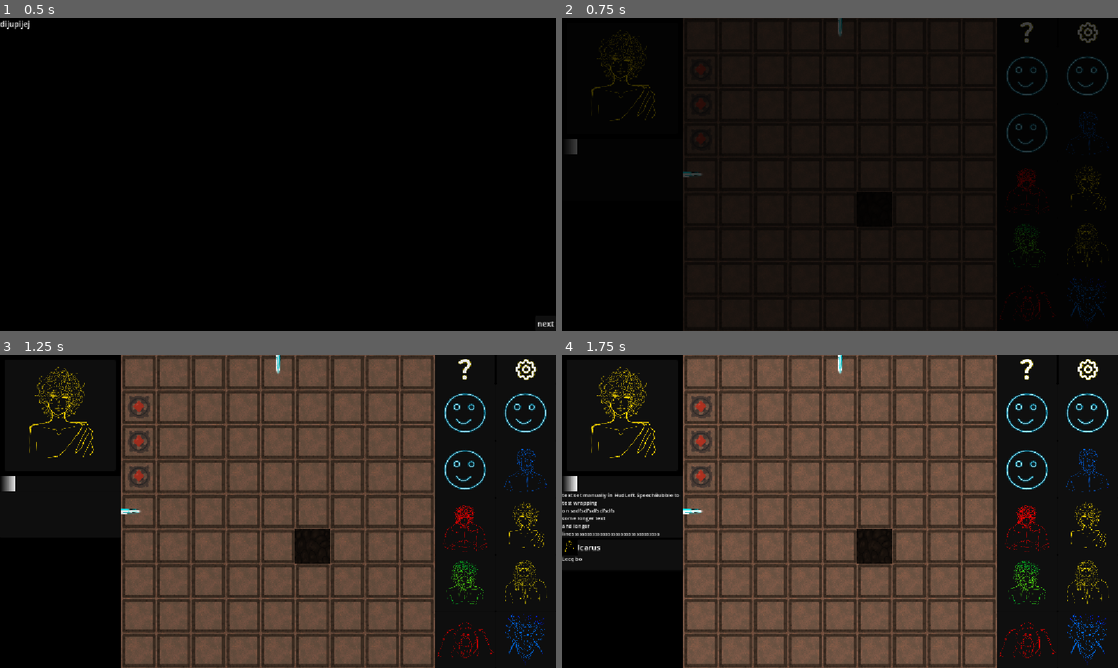
Above: before the commit, frames 1-4 (two rows, left to right).
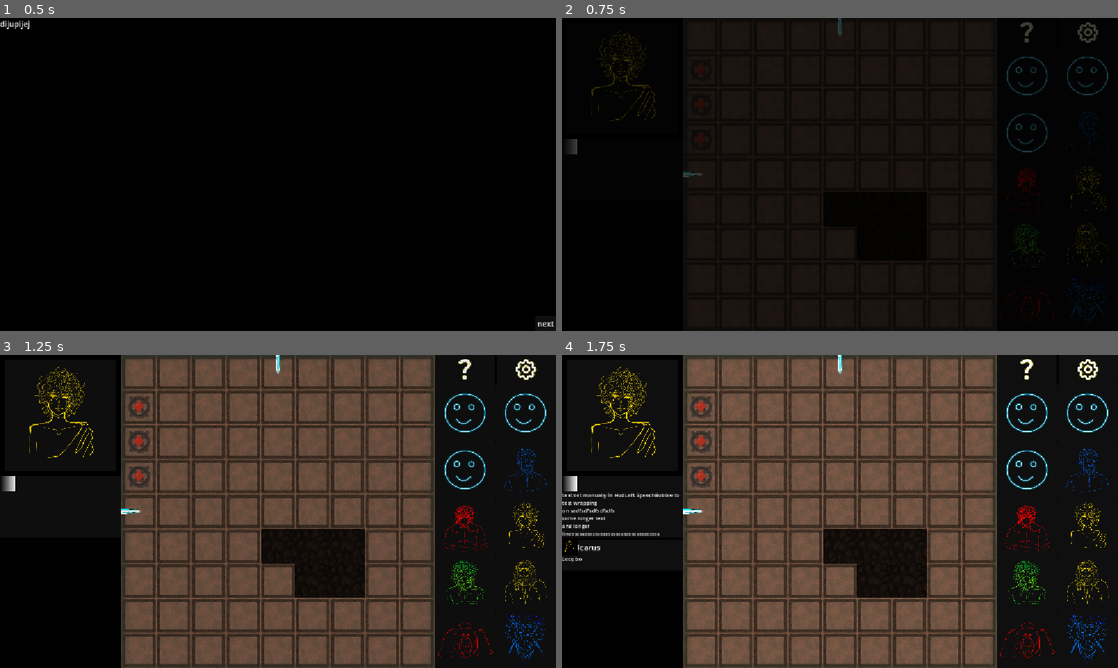
Above: after the commit, the same moments.

Repository: Wallted/ldjam-60
Game: Godot game, scene res://main.tscn
Same seed, same stepped clock (60 frames per second), same inputs: the game is played once before the commit and once after it. The engine's default icon, where the game draws it, is replaced by a stand-in: a white triangle on a blue panel in a dark square.
Inputs (mouse positions are in pixels of both pictures, inside the frame that each line leads up to):
- Up to frame 1 (0.5 s): no input
- Up to frame 2 (0.75 s): click "next" at 0.5 s
- Up to frame 3 (1.25 s): no input
- Up to frame 4 (1.75 s): move the mouse to (962, 495) at 1.27 s; hold W from 1.28 s (still down); tap R (rotate) at 1.35 s; click (962, 495) at 1.42 s

Frame 1 is identical in both runs. In frame 2, 0.5% of the frame differs, in the area x 47-66%, y 55-77%; in frame 3, 3.4%; in frame 4, 3.4%, in the area x 21-79%, y 0-100%.

Commit message:
frame sprite

Diff:
--- a/game/game.tscn
+++ b/game/game.tscn
@@ -6,21 +6,20 @@
 [ext_resource type="PackedScene" uid="uid://h802i5fumcjv" path="res://game/game_room.tscn" id="3_ryrav"]
 [ext_resource type="Script" uid="uid://5qdsl01hgnkk" path="res://game/door_resource.gd" id="4_ryrav"]
 [ext_resource type="Script" uid="uid://ce4p6kiokhrtc" path="res://game/gateway_resource.gd" id="6_u5opy"]
-[ext_resource type="Texture2D" uid="uid://rcf51jdb0ww7" path="res://icon.svg" id="7_y36n6"]
+[ext_resource type="Texture2D" uid="uid://ciqqfrm1n4n6y" path="res://img/gateway.png" id="7_l8g03"]
 [ext_resource type="Script" uid="uid://fcj36or2snhq" path="res://game/rock_resource.gd" id="8_y36n6"]
+[ext_resource type="Texture2D" uid="uid://bawlc4rhqoug2" path="res://img/rock_tile.png" id="9_j8tme"]
 
 [sub_resource type="Resource" id="Resource_7cios"]
 script = ExtResource("4_ryrav")
 coord = Vector2(0, 4)
 side = 3
-orientation = 2
 metadata/_custom_type_script = "uid://5qdsl01hgnkk"
 
 [sub_resource type="Resource" id="Resource_bvpig"]
 script = ExtResource("4_ryrav")
 coord = Vector2(0, 4)
 side = 3
-orientation = 2
 metadata/_custom_type_script = "uid://5qdsl01hgnkk"
 
 [sub_resource type="Resource" id="Resource_m75es"]
@@ -32,7 +31,6 @@
 script = ExtResource("4_ryrav")
 coord = Vector2(7, 8)
 side = 1
-orientation = 1
 metadata/_custom_type_script = "uid://5qdsl01hgnkk"
 
 [sub_resource type="Resource" id="Resource_fhkfd"]
@@ -44,7 +42,6 @@
 script = ExtResource("4_ryrav")
 coord = Vector2(0, 4)
 side = 3
-orientation = 2
 metadata/_custom_type_script = "uid://5qdsl01hgnkk"
 
 [sub_resource type="Resource" id="Resource_dxrkv"]
@@ -65,6 +62,26 @@
 [sub_resource type="Resource" id="Resource_l8g03"]
 script = ExtResource("8_y36n6")
 coord = Vector2(5, 5)
+metadata/_custom_type_script = "uid://fcj36or2snhq"
+
+[sub_resource type="Resource" id="Resource_3vho3"]
+script = ExtResource("8_y36n6")
+coord = Vector2(6, 5)
+metadata/_custom_type_script = "uid://fcj36or2snhq"
+
+[sub_resource type="Resource" id="Resource_rcacg"]
+script = ExtResource("8_y36n6")
+coord = Vector2(5, 6)
+metadata/_custom_type_script = "uid://fcj36or2snhq"
+
+[sub_resource type="Resource" id="Resource_qectl"]
+script = ExtResource("8_y36n6")
+coord = Vector2(6, 6)
+metadata/_custom_type_script = "uid://fcj36or2snhq"
+
+[sub_resource type="Resource" id="Resource_ll60o"]
+script = ExtResource("8_y36n6")
+coord = Vector2(4, 5)
 metadata/_custom_type_script = "uid://fcj36or2snhq"
 
 [node name="Game" type="Node2D" unique_id=1995553335]
@@ -121,7 +138,7 @@
 parent_room = NodePath("../FirstRoom2p5")
 doors = Array[ExtResource("4_ryrav")]([SubResource("Resource_fhkfd"), SubResource("Resource_7jktm")])
 gateways = Array[ExtResource("6_u5opy")]([SubResource("Resource_dxrkv"), SubResource("Resource_u5opy"), SubResource("Resource_y36n6")])
-rocks = Array[ExtResource("8_y36n6")]([SubResource("Resource_l8g03")])
+rocks = Array[ExtResource("8_y36n6")]([SubResource("Resource_l8g03"), SubResource("Resource_3vho3"), SubResource("Resource_rcacg"), SubResource("Resource_qectl"), SubResource("Resource_ll60o")])
 
 [connection signal="level_changed" from="RoomManager" to="." method="_on_room_manager_level_changed"]
 [connection signal="room_finished" from="RoomManager" to="." method="_on_room_manager_room_finished"]
--- a/game/game_room.tscn
+++ b/game/game_room.tscn
@@ -3,6 +3,7 @@
 [ext_resource type="Script" uid="uid://d1qk77dax1anj" path="res://game/game_room.gd" id="1_bvpig"]
 [ext_resource type="Shader" uid="uid://b3bdu0s8km4xv" path="res://game/select.gdshader" id="2_jyb1k"]
 [ext_resource type="Texture2D" uid="uid://br458t7eolslg" path="res://img/tile_janek.png" id="3_ohn27"]
+[ext_resource type="Texture2D" uid="uid://c3x27trqrhmy6" path="res://img/ramka.png" id="4_bowy6"]
 
 [sub_resource type="QuadMesh" id="QuadMesh_ohn27"]
 resource_local_to_scene = true
@@ -44,6 +45,10 @@
 material = SubResource("ShaderMaterial_hw3im")
 texture = SubResource("PlaceholderTexture2D_q1pj5")
 
+[node name="Frame" type="Sprite2D" parent="." unique_id=180286720]
+scale = Vector2(0.34, 0.34)
+texture = ExtResource("4_bowy6")
+
 [connection signal="input_event" from="RoomArea" to="." method="_on_room_area_input_event"]
 [connection signal="mouse_entered" from="RoomArea" to="." method="_on_room_area_mouse_entered"]
 [connection signal="mouse_exited" from="RoomArea" to="." method="_on_room_area_mouse_exited"]
--- a/game/tile.gd
+++ b/game/tile.gd
@@ -64,6 +64,7 @@
 	door_orientation = -_side
 	door.rotate(PI + door_orientation.angle())
 	door.position = _side * Vector2(128, 128)
+	door.z_index += 1
 	add_child(door)
 
 func enable_gateway(_gateway: Gateway) -> void:
Binary file added: img/ramka.png
Not shown, added: img/ramka.png.import
